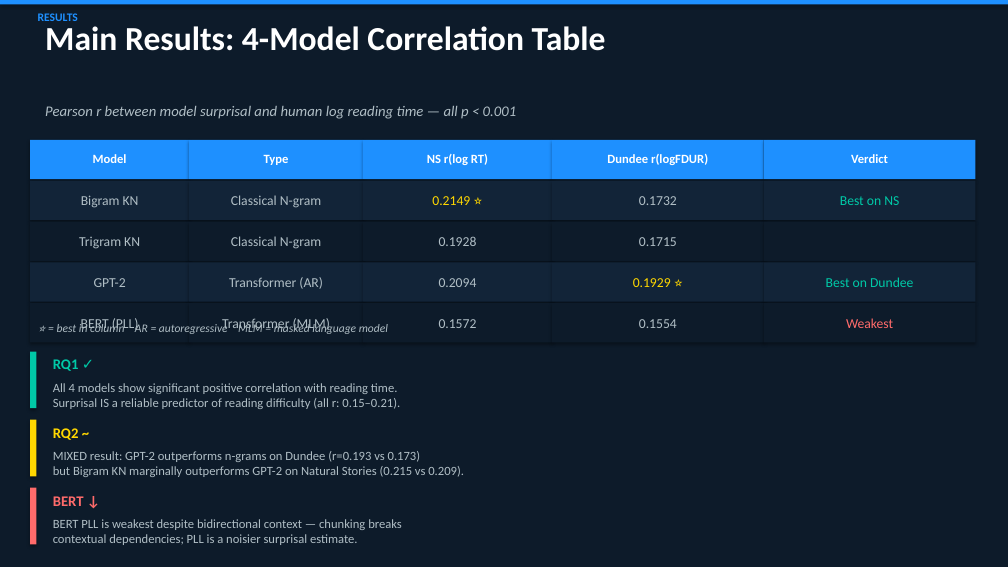
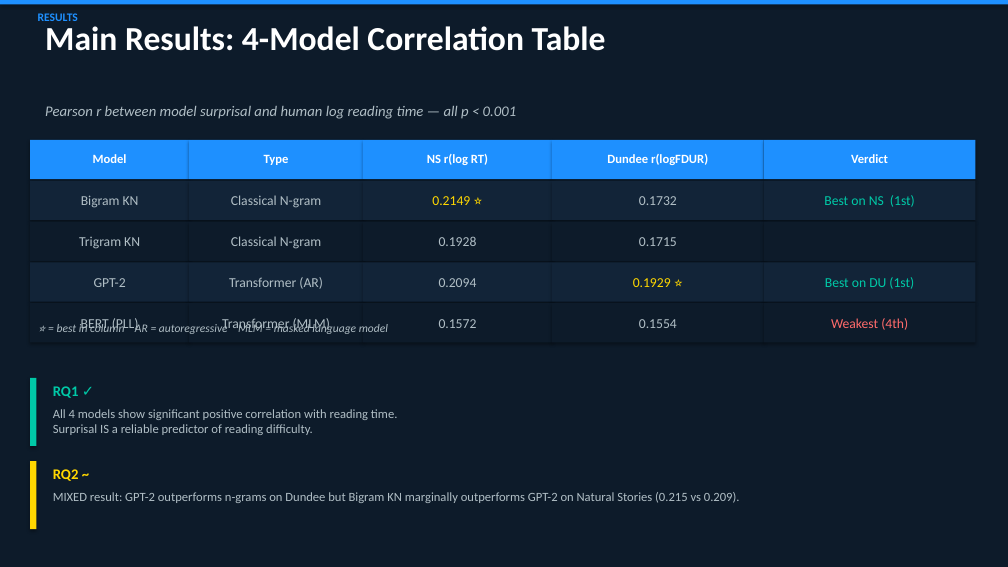
Before and after one commit to MuditGupta2502/Predicting-Human-Reading-Difficulty-using-Language-Model-Surprisal, a slide deck: slide 12 of results/Project_Presentation.pptx (slide 11 before the commit). Drawn at 1008x567 pixels with LibreOffice and Linux fonts; fonts in the diff are those of the drawing. Boxes give left, top, right and bottom in pixels: in the first picture for what was removed or moved away, otherwise in the second. Text is boxed around its words. In the diff, an @@ line names an element or a change of style, - is before the commit and + after.

```diff
--- a/results/Project_Presentation.pptx
+++ b/results/Project_Presentation.pptx
@@ text at [824,195,915,207]: text changed @@
-Best on NS
+Best on NS (1st)
@@ text at [825,277,914,289]: text changed @@
-Best on Dundee
+Best on DU (1st)
@@ text at [831,318,908,330]: text changed @@
-Weakest
+Weakest (4th)
@@ rectangle: place and size @@
-rectangle at [30,352,36,408]
+rectangle at [30,378,36,446]
@@ text "RQ1 ✓": place and size @@
-text "RQ1 ✓" at [53,359,79,371]
+text "RQ1 ✓" at [53,386,79,398]
@@ text at [53,409,397,435]: text changed @@
-All 4 models show significant positive correlation with reading time.
-Surprisal IS a reliable predictor of reading difficulty (all r: 0.15–0.21).
+All 4 models show significant positive correlation with reading time.
+Surprisal IS a reliable predictor of reading difficulty.
@@ rectangle: place and size @@
-rectangle at [30,420,36,476]
+rectangle at [30,461,36,529]
@@ text "RQ2 ~": place and size @@
-text "RQ2 ~" at [53,428,79,440]
+text "RQ2 ~" at [53,469,79,481]
@@ rectangle removed at [30,488,36,544] @@
@@ text at [53,492,740,503]: text changed @@
-MIXED result: GPT-2 outperforms n-grams on Dundee (r=0.193 vs 0.173)
-but Bigram KN marginally outperforms GPT-2 on Natural Stories (0.215 vs 0.209).
+MIXED result: GPT-2 outperforms n-grams on Dundee but Bigram KN marginally outperforms GPT-2 on Natural Stories (0.215 vs 0.209).
@@ text removed at [53,496,84,506] @@
-BERT ↓
@@ text removed at [53,519,402,545] @@
-BERT PLL is weakest despite bidirectional context — chunking breaks
-contextual dependencies; PLL is a noisier surprisal estimate.
```
Also in this commit, not shown: 8 other slides changed, 8 slides added, 6 slides removed, 1 other file.
